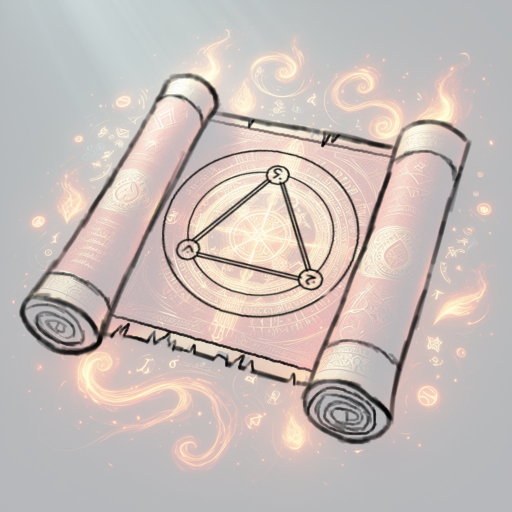
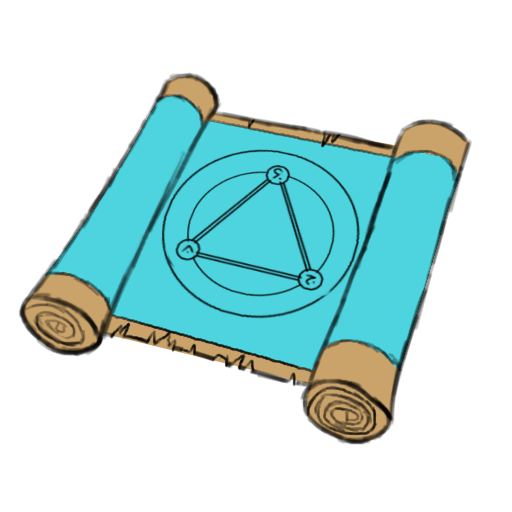
Before/after of a w=512, h=512 layered artwork. What changed in the layer stack:
hid "Paint Layer 2 (pasted)" over <box>0,0,512,512</box>
added layer "Paint Layer 4" above "Paint Layer 1" over <box>0,64,512,448</box>
painted on "Paint Layer 1" over <box>0,0,512,512</box>
